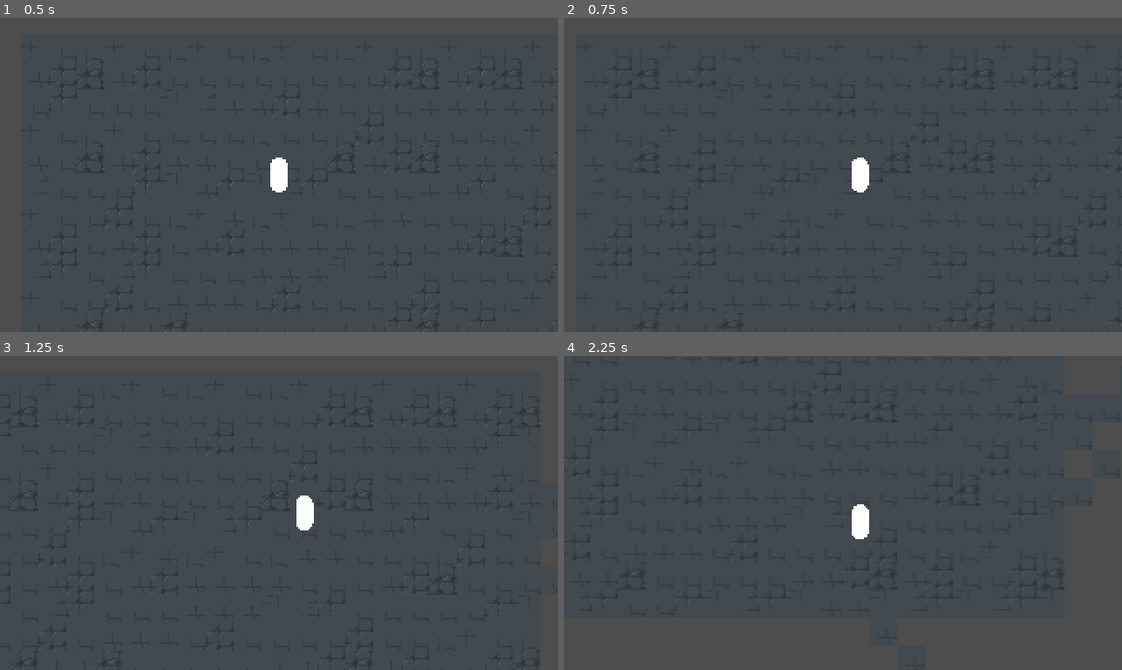
Above: before the commit, frames 1-4 (two rows, left to right).
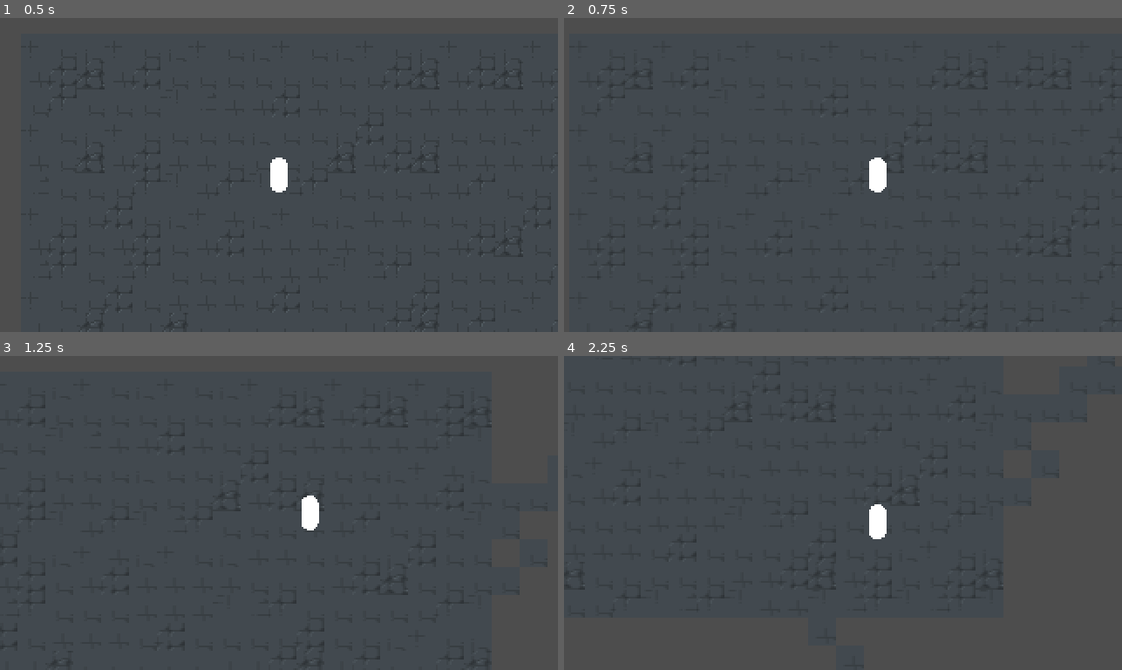
Above: after the commit, the same moments.

Repository: Spookyinator/TroglodyteCSGame
Game: Godot game, scene res://World/level.tscn
Same seed, same stepped clock (60 frames per second), same inputs: the game is played once before the commit and once after it. The project has no main scene, so this scene is started directly.
Inputs:
- Up to frame 1 (0.5 s): no input
- Up to frame 2 (0.75 s): tap Enter at 0.5 s; hold D (Right) from 0.53 s (still down); tap Shift (slide) at 0.6 s
- Up to frame 3 (1.25 s): keep holding D (Right)
- Up to frame 4 (2.25 s): release D (Right) at 1.28 s; hold S (Down) 1.28-2.03 s; tap Shift (slide) at 1.35, 2.1 s; hold D (Right) from 2.03 s (still down)

Frame 1 is identical in both runs. In frame 2, 0.7% of the frame differs, in the area x 13-91%, y 16-98%; in frame 3, 0.4%; in frame 4, 0.8%, in the area x 33-90%, y 0-82%.

Commit message:
teehee

Diff:
--- a/CSPGame/Player/player.gd
+++ b/CSPGame/Player/player.gd
@@ -2,13 +2,14 @@
 
 
 const SPEED = 75.0
-const slideSPEED = 300.0
+const slideSPEED = 175.0
 
-enum STATE {MOVE, SLIDE, SHOOTING}
+enum STATE {MOVE, SLIDE, SHOOT}
 
 var _state : int = STATE.MOVE
 
 var shooting = false
+
 var sliding = false
 
 func _physics_process(delta):
@@ -16,13 +17,13 @@
 	var directiony = Input.get_action_strength("Down") - Input.get_action_strength("Up")
 
 	if Input.is_action_just_pressed("slide"):
-		pass
+		_state = STATE.SLIDE
+		$SlideTimer.start()
 
 	if shooting and sliding == false:
 		_state = STATE.MOVE
 
 	if _state == STATE.MOVE:
-
 		if directionx:
 			velocity.x = SPEED * directionx
 		else:
@@ -32,4 +33,12 @@
 		else:
 			velocity.y = lerp(SPEED, 0.0, 1.0)
 
+	if _state == STATE.SLIDE:
+		if directionx:
+			velocity.x = slideSPEED * directionx
+
 	move_and_slide()
+
+
+func _on_slide_timer_timeout():
+	_state = STATE.MOVE
--- a/CSPGame/Player/player.tscn
+++ b/CSPGame/Player/player.tscn
@@ -16,3 +16,8 @@
 [node name="MeshInstance2D" type="MeshInstance2D" parent="."]
 scale = Vector2(10, 10)
 mesh = SubResource("CapsuleMesh_xdr6x")
+
+[node name="SlideTimer" type="Timer" parent="."]
+wait_time = 0.3
+
+[connection signal="timeout" from="SlideTimer" to="." method="_on_slide_timer_timeout"]
